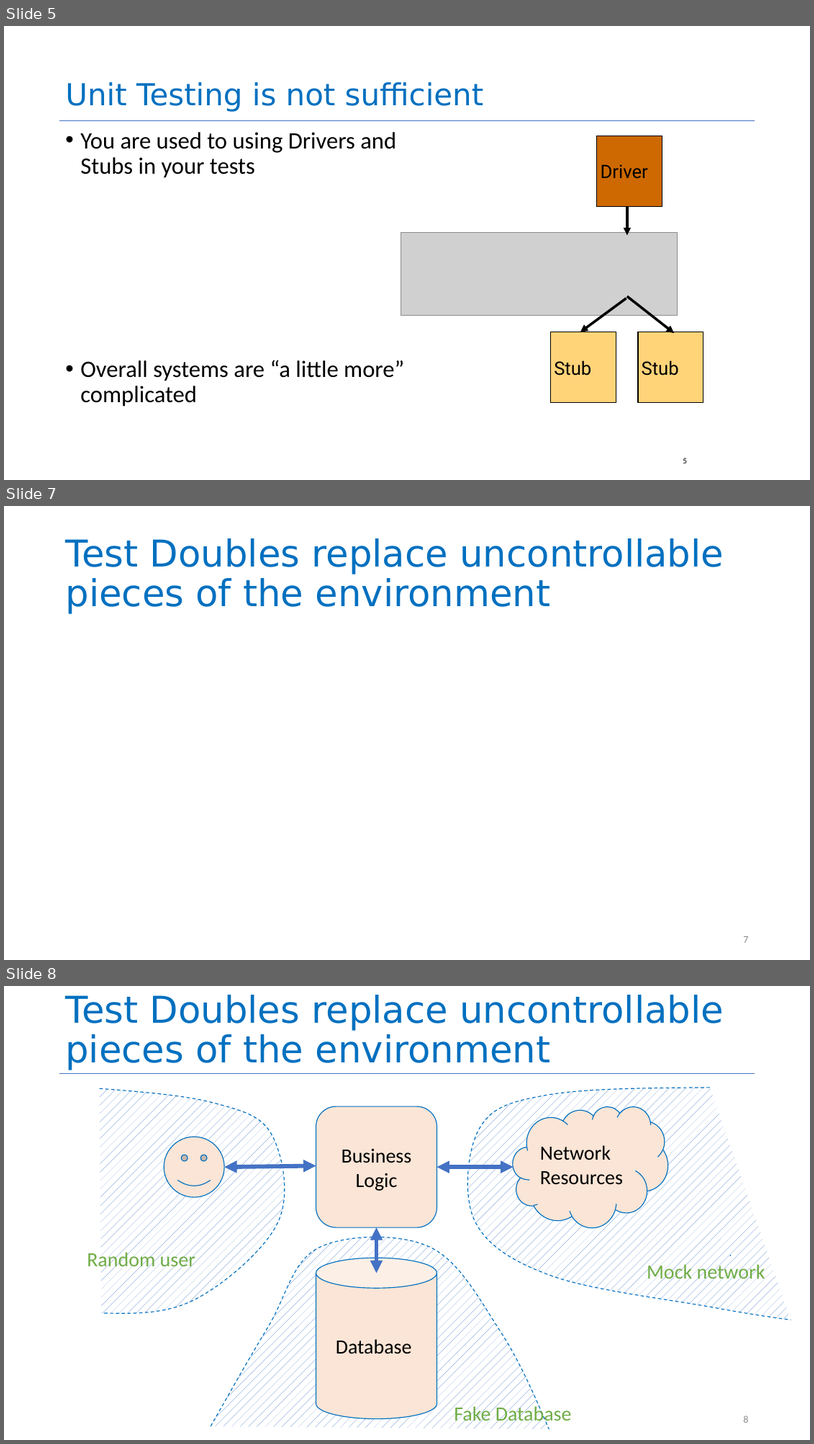
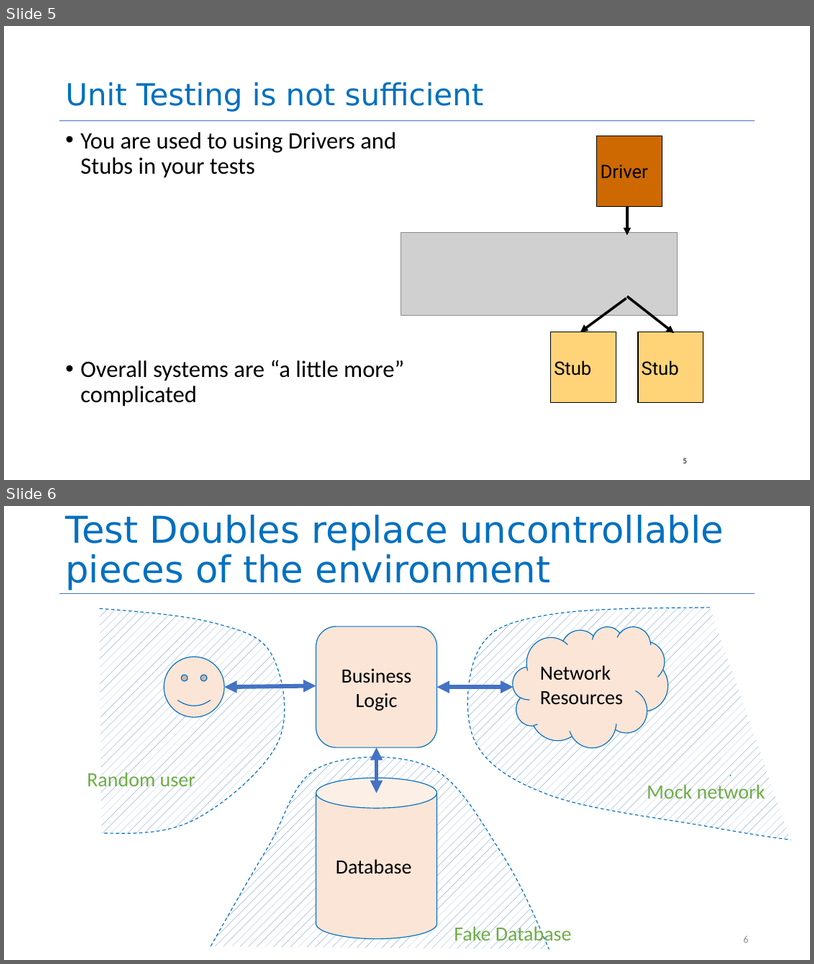
Before and after one commit to neu-se/CS4530-Spring-2022, a slide deck: Slides/Lesson 5.3 Testing Systems.pptx. Shown one above the other, each under a label of ours: slides 5, 7 and 8 before the commit, slides 5 and 6 after it; the slides between them are not shown. The pictures are 814x1444 and 814x964 pixels, drawn with LibreOffice and Linux fonts; fonts in the diff are those of the drawing; grey boxes stand for pictures. Boxes give left, top, right and bottom in pixels: in the first picture for what was removed or moved away, otherwise in the second. Text is boxed around its words. In the diff, an @@ line names an element or a change of style, - is before the commit and + after.

```diff
--- a/Slides/Lesson 5.3 Testing Systems.pptx
+++ b/Slides/Lesson 5.3 Testing Systems.pptx
@@ slide 7 removed at (4, 506, 810, 960), background #FFFFFF @@
@@ title removed at (66, 538, 724, 614) @@
-Test Doubles replace uncontrollable pieces of the environment
@@ page number removed at (743, 936, 748, 942) @@
-7
@@ what was slide 8 is now slide 6 @@
```
Also in this commit, not shown: 2 slides changed, 1 other slide removed.
